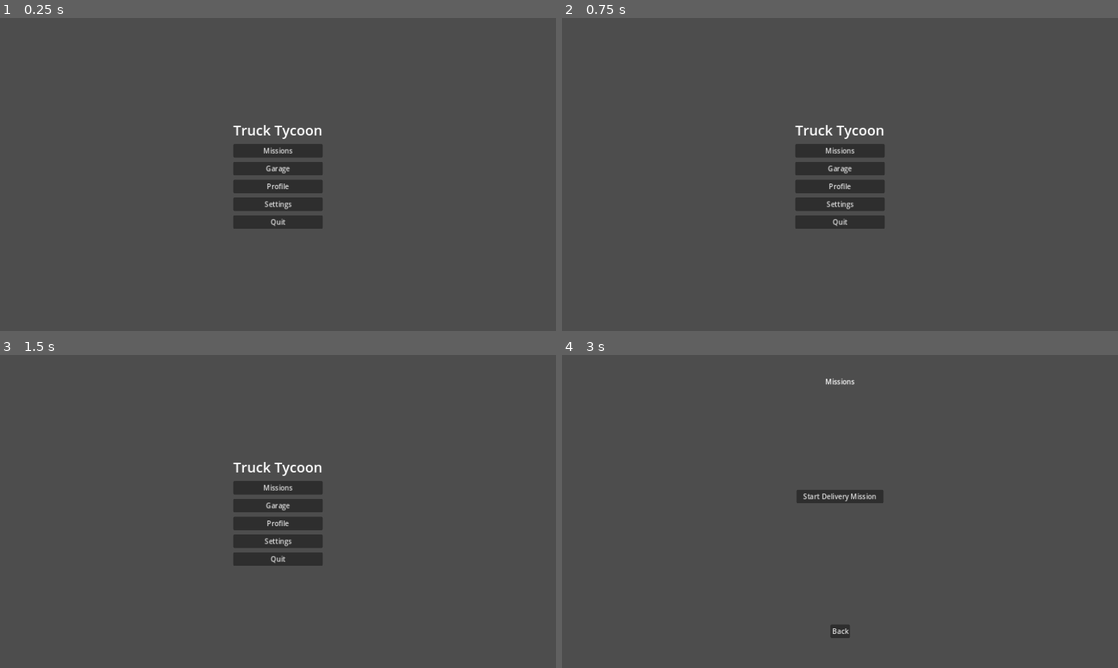
Above: before the commit, frames 1-4 (two rows, left to right).
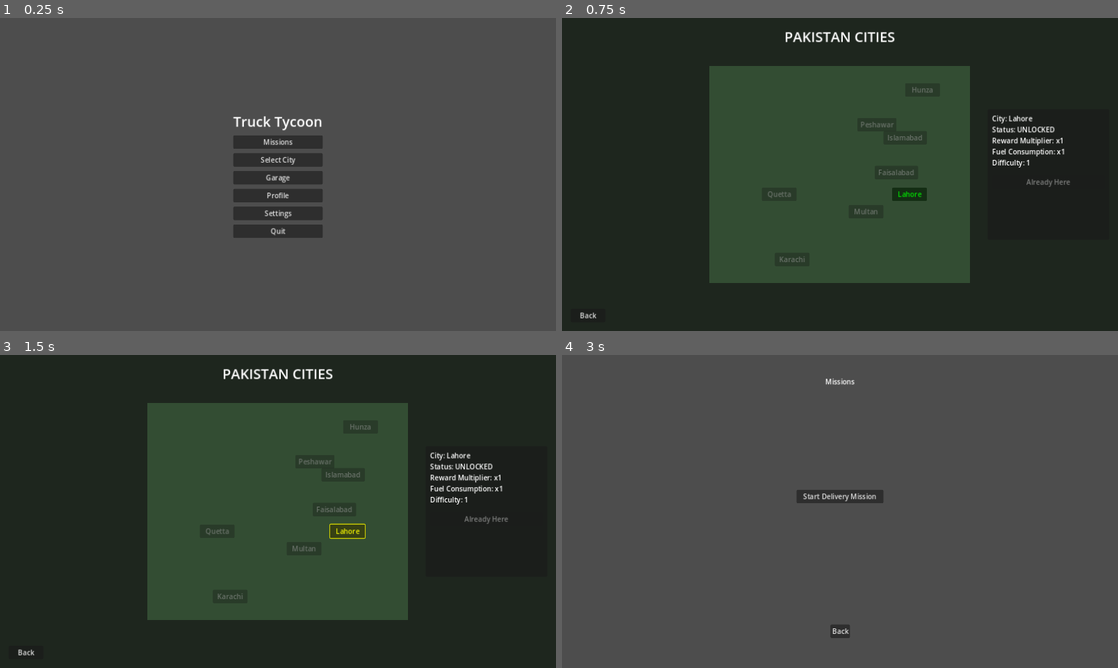
Above: after the commit, the same moments.

Repository: infoj143-png/Pakistan-Truck-Driver-Tycoon
Game: Godot game, scene res://ui/MainMenu.tscn
Same seed, same stepped clock (60 frames per second), same inputs: the game is played once before the commit and once after it.
Inputs (mouse positions are in pixels of both pictures, inside the frame that each line leads up to):
- Up to frame 1 (0.25 s): no input
- Up to frame 2 (0.75 s): click (840, 158) at 0.5 s, where only the run after the commit has a clickable "Select City"
- Up to frame 3 (1.5 s): click (344, 530) at 1.25 s, where only the run after the commit has a clickable "Lahore"
- Up to frame 4 (3 s): click (589, 652) at 2 s, where only the run after the commit has a clickable "Back"; click "Missions" at 2.75 s

The runs differ from the first frame. In frame 1, 3.2% of the frame differs, in the area x 41-58%, y 31-71%; in frame 2, 99%, in the area x 0-100%, y 0-100%; in frame 3, 99%; in frame 4, nothing differs.

Commit message:
Implement Pakistan City Progression System
- Added city data (Lahore, Karachi, Islamabad, Multan, Faisalabad, Peshawar, Quetta, Hunza) to GameManager.
- Implemented city unlocking based on player level.
- Created City Selection UI with Pakistan map style layout and city details.
- Applied city-specific multipliers for mission rewards and fuel consumption.
- Updated save/load system to persist city progression.
- Integrated city selection into the main menu.

Co-authored-by: infoj143-png <226180196+infoj143-png@users.noreply.github.com>

Diff:
--- /dev/null
+++ b/scripts/CitySelection.gd
@@ -0,0 +1,71 @@
+extends Control
+
+@onready var city_buttons = $MapContainer/Cities
+@onready var info_label = $InfoPanel/VBoxContainer/CityInfo
+@onready var travel_button = $InfoPanel/VBoxContainer/TravelButton
+
+var selected_city: String = ""
+
+func _ready():
+	selected_city = GameManager.current_city
+	update_city_buttons()
+	update_info_panel()
+
+func update_city_buttons():
+	for button in city_buttons.get_children():
+		var city_name = button.name
+		var is_unlocked = city_name in GameManager.unlocked_cities
+
+		if is_unlocked:
+			button.disabled = false
+			if city_name == GameManager.current_city:
+				button.modulate = Color.GREEN
+			else:
+				button.modulate = Color.WHITE
+		else:
+			button.disabled = true
+			button.modulate = Color.GRAY
+
+		if not button.pressed.is_connected(_on_city_pressed.bind(city_name)):
+			button.pressed.connect(_on_city_pressed.bind(city_name))
+
+func _on_city_pressed(city_name: String):
+	selected_city = city_name
+	update_info_panel()
+	# Highlight selected city
+	for button in city_buttons.get_children():
+		if button.name == selected_city:
+			button.modulate = Color.YELLOW
+		elif button.name == GameManager.current_city:
+			button.modulate = Color.GREEN
+		elif button.name in GameManager.unlocked_cities:
+			button.modulate = Color.WHITE
+		else:
+			button.modulate = Color.GRAY
+
+func update_info_panel():
+	var data = GameManager.cities[selected_city]
+	var status = "UNLOCKED" if selected_city in GameManager.unlocked_cities else "LOCKED (Level " + str(data.unlock_level) + ")"
+
+	info_label.text = "City: " + selected_city + "\n" + \
+					 "Status: " + status + "\n" + \
+					 "Reward Multiplier: x" + str(data.reward_mult) + "\n" + \
+					 "Fuel Consumption: x" + str(data.fuel_mult) + "\n" + \
+					 "Difficulty: " + str(data.difficulty)
+
+	travel_button.disabled = selected_city == GameManager.current_city or not (selected_city in GameManager.unlocked_cities)
+	if selected_city == GameManager.current_city:
+		travel_button.text = "Already Here"
+	else:
+		travel_button.text = "Travel to " + selected_city
+
+func _on_travel_pressed():
+	if selected_city in GameManager.unlocked_cities:
+		GameManager.current_city = selected_city
+		GameManager.save_game()
+		update_city_buttons()
+		update_info_panel()
+		print("Traveled to ", selected_city)
+
+func _on_back_pressed():
+	get_tree().change_scene_to_file("res://ui/MainMenu.tscn")
--- a/scripts/GameManager.gd
+++ b/scripts/GameManager.gd
@@ -7,6 +7,21 @@
 var xp: int = 0
 var level: int = 1
 var fuel: float = 100.0
+
+# City Progression
+var cities = {
+	"Lahore": {"unlock_level": 1, "reward_mult": 1.0, "fuel_mult": 1.0, "difficulty": 1},
+	"Karachi": {"unlock_level": 3, "reward_mult": 1.2, "fuel_mult": 1.1, "difficulty": 2},
+	"Islamabad": {"unlock_level": 5, "reward_mult": 1.5, "fuel_mult": 1.2, "difficulty": 2},
+	"Multan": {"unlock_level": 7, "reward_mult": 1.8, "fuel_mult": 1.3, "difficulty": 3},
+	"Faisalabad": {"unlock_level": 10, "reward_mult": 2.2, "fuel_mult": 1.4, "difficulty": 3},
+	"Peshawar": {"unlock_level": 12, "reward_mult": 2.5, "fuel_mult": 1.5, "difficulty": 4},
+	"Quetta": {"unlock_level": 15, "reward_mult": 3.0, "fuel_mult": 1.7, "difficulty": 5},
+	"Hunza": {"unlock_level": 20, "reward_mult": 4.0, "fuel_mult": 2.0, "difficulty": 6}
+}
+
+var current_city: String = "Lahore"
+var unlocked_cities: Array = ["Lahore"]
 
 signal stats_changed
 signal mission_completed(reward_money, reward_xp)
@@ -37,6 +52,14 @@
 		level += 1
 		xp_needed = level * 100
 		print("Level Up! Current Level: ", level)
+		_unlock_cities_for_level()
+
+func _unlock_cities_for_level():
+	for city_name in cities:
+		if cities[city_name].unlock_level <= level:
+			if not city_name in unlocked_cities:
+				unlocked_cities.append(city_name)
+				print("Unlocked City: ", city_name)
 
 func save_game():
 	var file = FileAccess.open(SAVE_PATH, FileAccess.WRITE)
@@ -45,7 +68,9 @@
 			"money": money,
 			"xp": xp,
 			"level": level,
-			"fuel": fuel
+			"fuel": fuel,
+			"current_city": current_city,
+			"unlocked_cities": unlocked_cities
 		}
 		file.store_var(data)
 		file.close()
@@ -62,5 +87,8 @@
 			xp = data.get("xp", 0)
 			level = data.get("level", 1)
 			fuel = data.get("fuel", 100.0)
+			current_city = data.get("current_city", "Lahore")
+			unlocked_cities = data.get("unlocked_cities", ["Lahore"])
+			_unlock_cities_for_level()
 		file.close()
 		stats_changed.emit()
--- a/scripts/MainMenu.gd
+++ b/scripts/MainMenu.gd
@@ -2,6 +2,9 @@
 
 func _on_mission_pressed():
 	get_tree().change_scene_to_file("res://ui/Mission.tscn")
+
+func _on_city_selection_pressed():
+	get_tree().change_scene_to_file("res://ui/CitySelection.tscn")
 
 func _on_garage_pressed():
 	get_tree().change_scene_to_file("res://ui/Garage.tscn")
--- a/scripts/Truck.gd
+++ b/scripts/Truck.gd
@@ -30,9 +30,12 @@
 
 	var direction = Vector2.UP.rotated(rotation)
 	if forward_input != 0:
+		var city_data = GameManager.cities[GameManager.current_city]
+		var fuel_mult = city_data.fuel_mult
+
 		velocity = velocity.lerp(direction * forward_input * speed, acceleration * delta)
 		# Consume fuel
-		consume_fuel(delta * 2.0)
+		consume_fuel(delta * 2.0 * fuel_mult)
 	else:
 		velocity = velocity.lerp(Vector2.ZERO, friction * delta)
 
--- a/scripts/Zone.gd
+++ b/scripts/Zone.gd
@@ -18,4 +18,7 @@
 			if body.cargo_loaded:
 				body.cargo_loaded = false
 				print("Cargo Delivered!")
-				GameManager.complete_mission(reward_money, reward_xp)
+				var city_data = GameManager.cities[GameManager.current_city]
+				var final_reward_money = int(reward_money * city_data.reward_mult)
+				var final_reward_xp = int(reward_xp * city_data.reward_mult)
+				GameManager.complete_mission(final_reward_money, final_reward_xp)
--- /dev/null
+++ b/ui/CitySelection.tscn
@@ -0,0 +1,181 @@
+[gd_scene load_steps=2 format=3 uid="uid://b1v2c3d4e5f6g"]
+
+[ext_resource type="Script" path="res://scripts/CitySelection.gd" id="1_city_selection"]
+
+[node name="CitySelection" type="Control"]
+layout_mode = 3
+anchors_preset = 15
+anchor_right = 1.0
+anchor_bottom = 1.0
+grow_horizontal = 2
+grow_vertical = 2
+script = ExtResource("1_city_selection")
+
+[node name="Background" type="ColorRect" editor_description="Background" parent="."]
+layout_mode = 1
+anchors_preset = 15
+anchor_right = 1.0
+anchor_bottom = 1.0
+grow_horizontal = 2
+grow_vertical = 2
+color = Color(0.12, 0.15, 0.12, 1)
+
+[node name="Label" type="Label" parent="."]
+layout_mode = 1
+anchors_preset = 5
+anchor_left = 0.5
+anchor_right = 0.5
+offset_left = -150.0
+offset_top = 20.0
+offset_right = 150.0
+offset_bottom = 60.0
+grow_horizontal = 2
+theme_override_font_sizes/font_size = 32
+text = "PAKISTAN CITIES"
+horizontal_alignment = 1
+
+[node name="MapContainer" type="Control" parent="."]
+layout_mode = 1
+anchors_preset = 8
+anchor_left = 0.5
+anchor_top = 0.5
+anchor_right = 0.5
+anchor_bottom = 0.5
+offset_left = -300.0
+offset_top = -250.0
+offset_right = 300.0
+offset_bottom = 250.0
+grow_horizontal = 2
+grow_vertical = 2
+
+[node name="MapPlaceholder" type="ColorRect" parent="MapContainer"]
+layout_mode = 1
+anchors_preset = 15
+anchor_right = 1.0
+anchor_bottom = 1.0
+grow_horizontal = 2
+grow_vertical = 2
+color = Color(0.2, 0.3, 0.2, 1)
+
+[node name="Cities" type="Control" parent="MapContainer"]
+layout_mode = 1
+anchors_preset = 15
+anchor_right = 1.0
+anchor_bottom = 1.0
+grow_horizontal = 2
+grow_vertical = 2
+
+[node name="Lahore" type="Button" parent="MapContainer/Cities"]
+layout_mode = 0
+offset_left = 420.0
+offset_top = 280.0
+offset_right = 500.0
+offset_bottom = 311.0
+text = "Lahore"
+
+[node name="Karachi" type="Button" parent="MapContainer/Cities"]
+layout_mode = 0
+offset_left = 150.0
+offset_top = 430.0
+offset_right = 230.0
+offset_bottom = 461.0
+text = "Karachi"
+
+[node name="Islamabad" type="Button" parent="MapContainer/Cities"]
+layout_mode = 0
+offset_left = 400.0
+offset_top = 150.0
+offset_right = 500.0
+offset_bottom = 181.0
+text = "Islamabad"
+
+[node name="Multan" type="Button" parent="MapContainer/Cities"]
+layout_mode = 0
+offset_left = 320.0
+offset_top = 320.0
+offset_right = 400.0
+offset_bottom = 351.0
+text = "Multan"
+
+[node name="Faisalabad" type="Button" parent="MapContainer/Cities"]
+layout_mode = 0
+offset_left = 380.0
+offset_top = 230.0
+offset_right = 480.0
+offset_bottom = 261.0
+text = "Faisalabad"
+
+[node name="Peshawar" type="Button" parent="MapContainer/Cities"]
+layout_mode = 0
+offset_left = 340.0
+offset_top = 120.0
+offset_right = 430.0
+offset_bottom = 151.0
+text = "Peshawar"
+
+[node name="Quetta" type="Button" parent="MapContainer/Cities"]
+layout_mode = 0
+offset_left = 120.0
+offset_top = 280.0
+offset_right = 200.0
+offset_bottom = 311.0
+text = "Quetta"
+
+[node name="Hunza" type="Button" parent="MapContainer/Cities"]
+layout_mode = 0
+offset_left = 450.0
+offset_top = 40.0
+offset_right = 530.0
+offset_bottom = 71.0
+text = "Hunza"
+
+[node name="InfoPanel" type="Panel" parent="."]
+layout_mode = 1
+anchors_preset = 6
+anchor_left = 1.0
+anchor_top = 0.5
+anchor_right = 1.0
+anchor_bottom = 0.5
+offset_left = -300.0
+offset_top = -150.0
+offset_right = -20.0
+offset_bottom = 150.0
+grow_horizontal = 0
+grow_vertical = 2
+
+[node name="VBoxContainer" type="VBoxContainer" parent="InfoPanel"]
+layout_mode = 1
+anchors_preset = 15
+anchor_right = 1.0
+anchor_bottom = 1.0
+offset_left = 10.0
+offset_top = 10.0
+offset_right = -10.0
+offset_bottom = -10.0
+grow_horizontal = 2
+grow_vertical = 2
+theme_override_constants/separation = 15
+
+[node name="CityInfo" type="Label" parent="InfoPanel/VBoxContainer"]
+layout_mode = 2
+text = "Select a city to see details."
+autowrap_mode = 2
+
+[node name="TravelButton" type="Button" parent="InfoPanel/VBoxContainer"]
+layout_mode = 2
+text = "Travel"
+
+[node name="Back" type="Button" parent="."]
+layout_mode = 1
+anchors_preset = 2
+anchor_top = 1.0
+anchor_bottom = 1.0
+offset_left = 20.0
+offset_top = -50.0
+offset_right = 100.0
+offset_bottom = -20.0
+grow_vertical = 0
+text = "Back"
+
+[connection signal="pressed" from="InfoPanel/VBoxContainer/TravelButton" to="." method="_on_travel_pressed"]
+[connection signal="pressed" from="Back" to="." method="_on_back_pressed"]
--- a/ui/MainMenu.tscn
+++ b/ui/MainMenu.tscn
@@ -36,6 +36,10 @@
 layout_mode = 2
 text = "Missions"
 
+[node name="CitySelection" type="Button" parent="VBoxContainer"]
+layout_mode = 2
+text = "Select City"
+
 [node name="Garage" type="Button" parent="VBoxContainer"]
 layout_mode = 2
 text = "Garage"
@@ -53,6 +57,7 @@
 text = "Quit"
 
 [connection signal="pressed" from="VBoxContainer/Mission" to="." method="_on_mission_pressed"]
+[connection signal="pressed" from="VBoxContainer/CitySelection" to="." method="_on_city_selection_pressed"]
 [connection signal="pressed" from="VBoxContainer/Garage" to="." method="_on_garage_pressed"]
 [connection signal="pressed" from="VBoxContainer/Profile" to="." method="_on_profile_pressed"]
 [connection signal="pressed" from="VBoxContainer/Settings" to="." method="_on_settings_pressed"]
